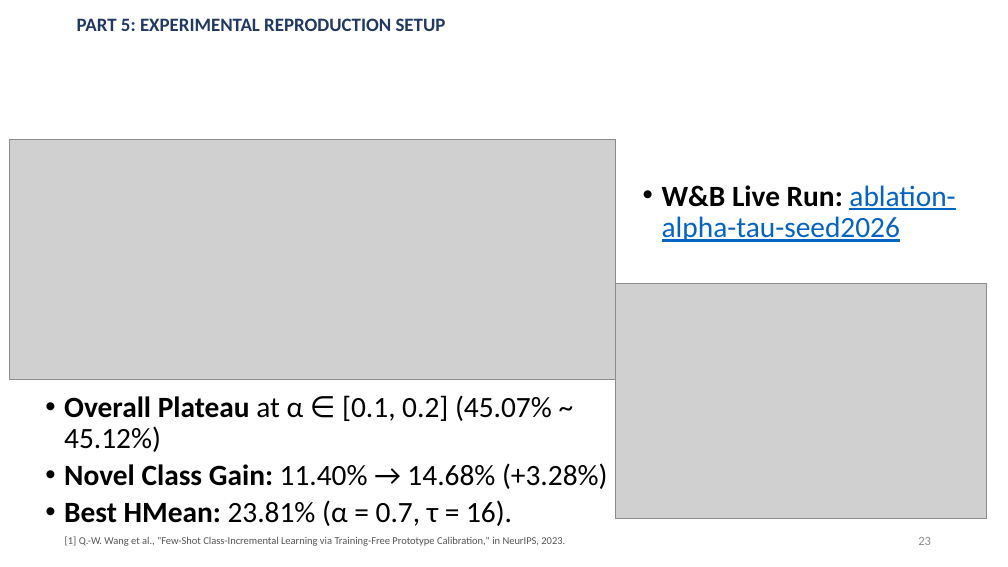
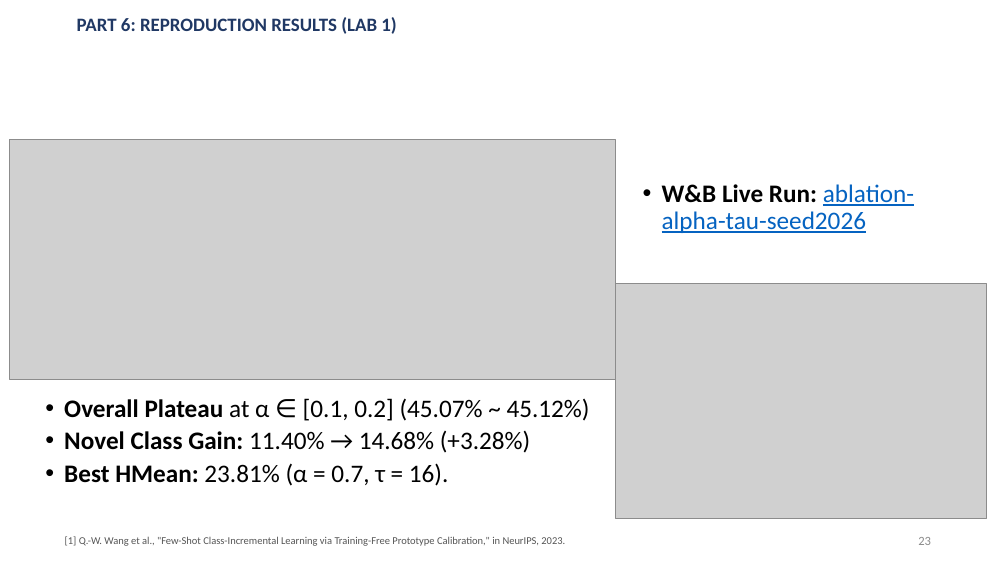
Before and after one commit to famevease/Intro2ML_Adopt-ML-paper, a slide deck: slide 23 of slides/presentation_v1.pptx. Drawn at 1008x567 pixels with LibreOffice and Linux fonts; fonts in the diff are those of the drawing; grey boxes stand for pictures. Boxes give left, top, right and bottom in pixels: in the first picture for what was removed or moved away, otherwise in the second. Text is boxed around its words. In the diff, an @@ line names an element or a change of style, - is before the commit and + after.

```diff
--- a/slides/presentation_v1.pptx
+++ b/slides/presentation_v1.pptx
@@ text at [77, 17, 396, 34]: text changed @@
-PART 5: EXPERIMENTAL REPRODUCTION SETUP
+PART 6: REPRODUCTION RESULTS (LAB 1)
@@ text "W&B Live Run: ablation-alpha-tau-seed2026" at [662, 184, 914, 233]: size 28 to 24 pt @@
@@ text "Overall Plateau at α ∈ ..." at [64, 398, 590, 486]: size 28 to 24 pt @@
```
Also in this commit, not shown: 1 other slide changed, 7 slides added, 3 slides removed, 4 other files.
